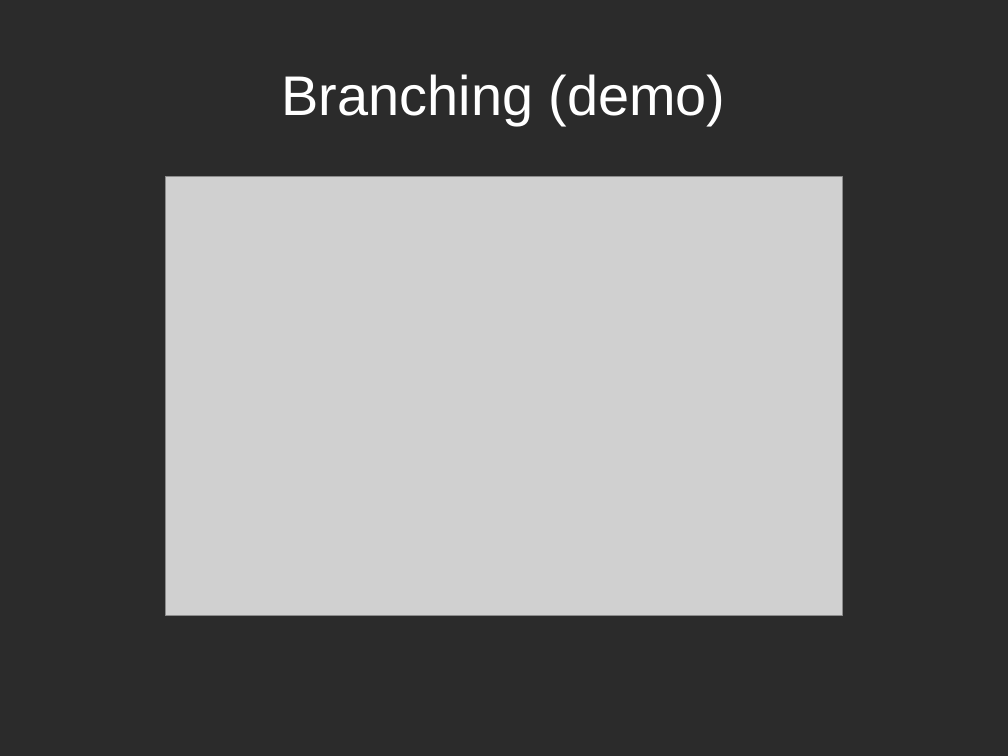
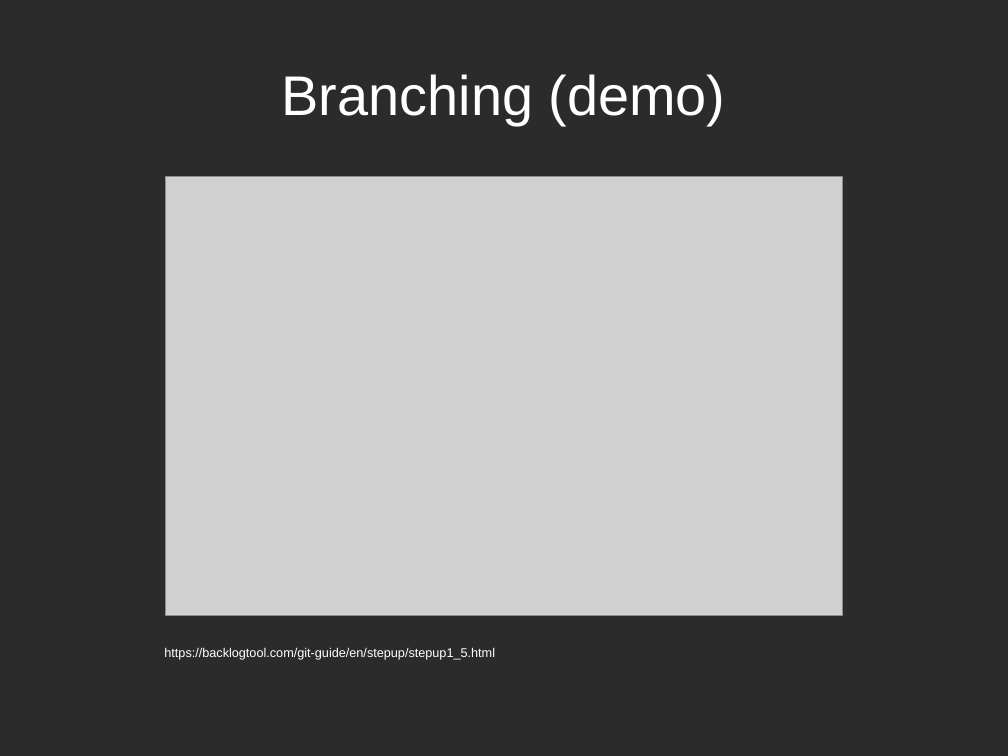
Before and after one commit to hwdegroot/days-of-code, a slide deck: slide 10 of presentation/zee-slides.odp. Drawn at 1008x756 pixels with LibreOffice and Linux fonts; fonts in the diff are those of the drawing; grey boxes stand for pictures; background and template pictures are left out; a plain dark background stands for a picture behind light text. Boxes give left, top, right and bottom in pixels: in the first picture for what was removed or moved away, otherwise in the second. Text is boxed around its words. In the diff, an @@ line names an element or a change of style, - is before the commit and + after.

```diff
--- a/presentation/zee-slides.odp
+++ b/presentation/zee-slides.odp
@@ text added at (x1=164, y1=647, x2=495, y2=660), 10 pt, text #FFFFFF @@
+https://backlogtool.com/git-guide/en/stepup/stepup1_5.html
```
Also in this commit, not shown: 2 other slides changed.
